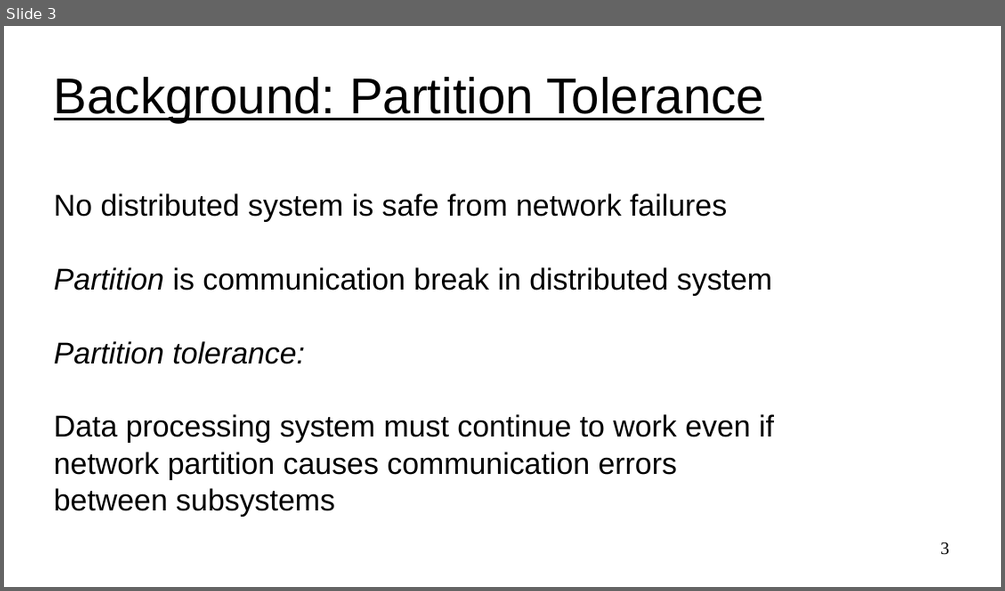
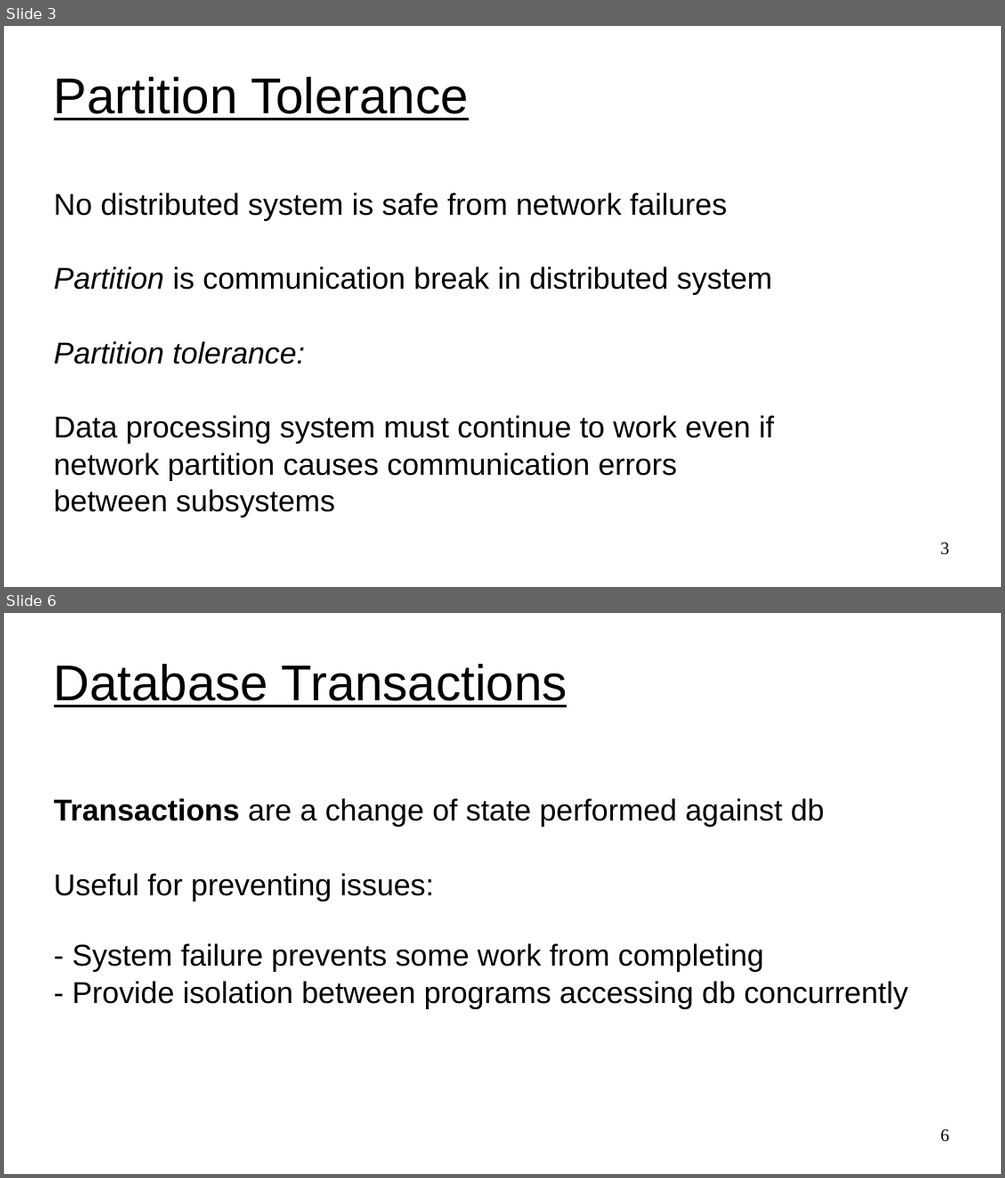
Before and after one commit to UVADS/distributed_computing, a slide deck: 03_dataframes_and_spark_sql/cap_theorem.ppt. Shown one above the other, each under a label of ours: slide 3 before the commit, slides 3 and 6 after it; the slides between them are not shown. The pictures are 1005x591 and 1005x1178 pixels, drawn with LibreOffice and Linux fonts; fonts in the diff are those of the drawing. Boxes give left, top, right and bottom in pixels: in the first picture for what was removed or moved away, otherwise in the second. Text is boxed around its words. In the diff, an @@ line names an element or a change of style, - is before the commit and + after.

```diff
--- a/03_dataframes_and_spark_sql/cap_theorem.ppt
+++ b/03_dataframes_and_spark_sql/cap_theorem.ppt
@@ slide 6 added at [4,613,1001,1174], background #FFFFFF @@
@@ title added at [54,664,567,707], 40 pt, text #000000, underline @@
+Database Transactions
@@ text added at [54,798,907,1009], 24 pt, text #000000 @@
+Transactions are a change of state performed against db
+Useful for preventing issues:
+- System failure prevents some work from completing
+- Provide isolation between programs accessing db concurrently
@@ page number added at [940,1129,949,1142], 14 pt, text #000000 @@
+6
@@ slide 3 changed as well @@
@@ title at [54,77,469,120]: text changed @@
-Background: Partition Tolerance
+Partition Tolerance
```
Also in this commit, not shown: 5 other slides changed, 6 other slides added, 2 other files.
